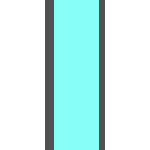
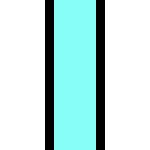
The second (150, 150) image is a revision of the first. Changes to its layers:
painted on "Layer 0" over [45, 0, 105, 150]
